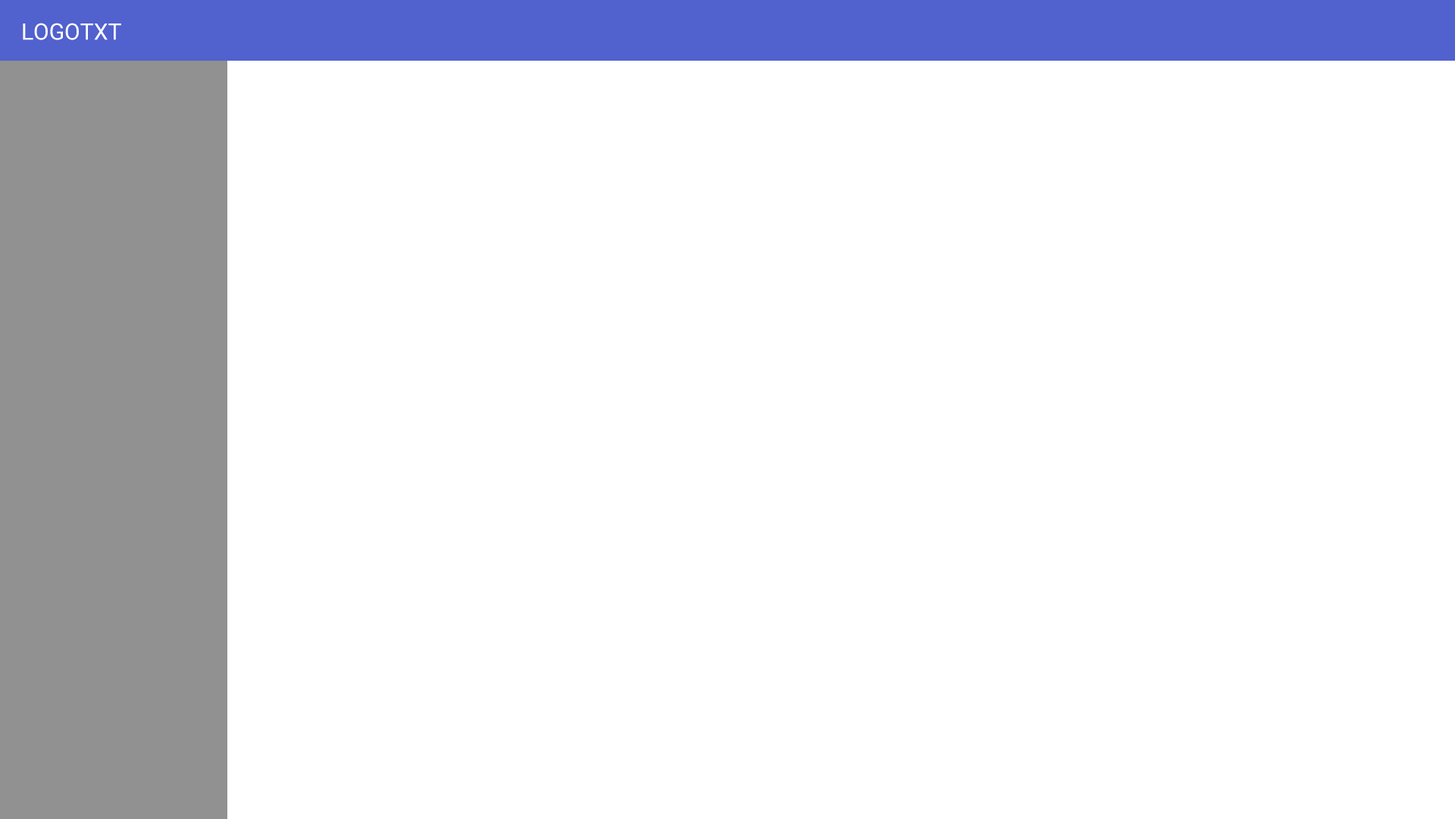
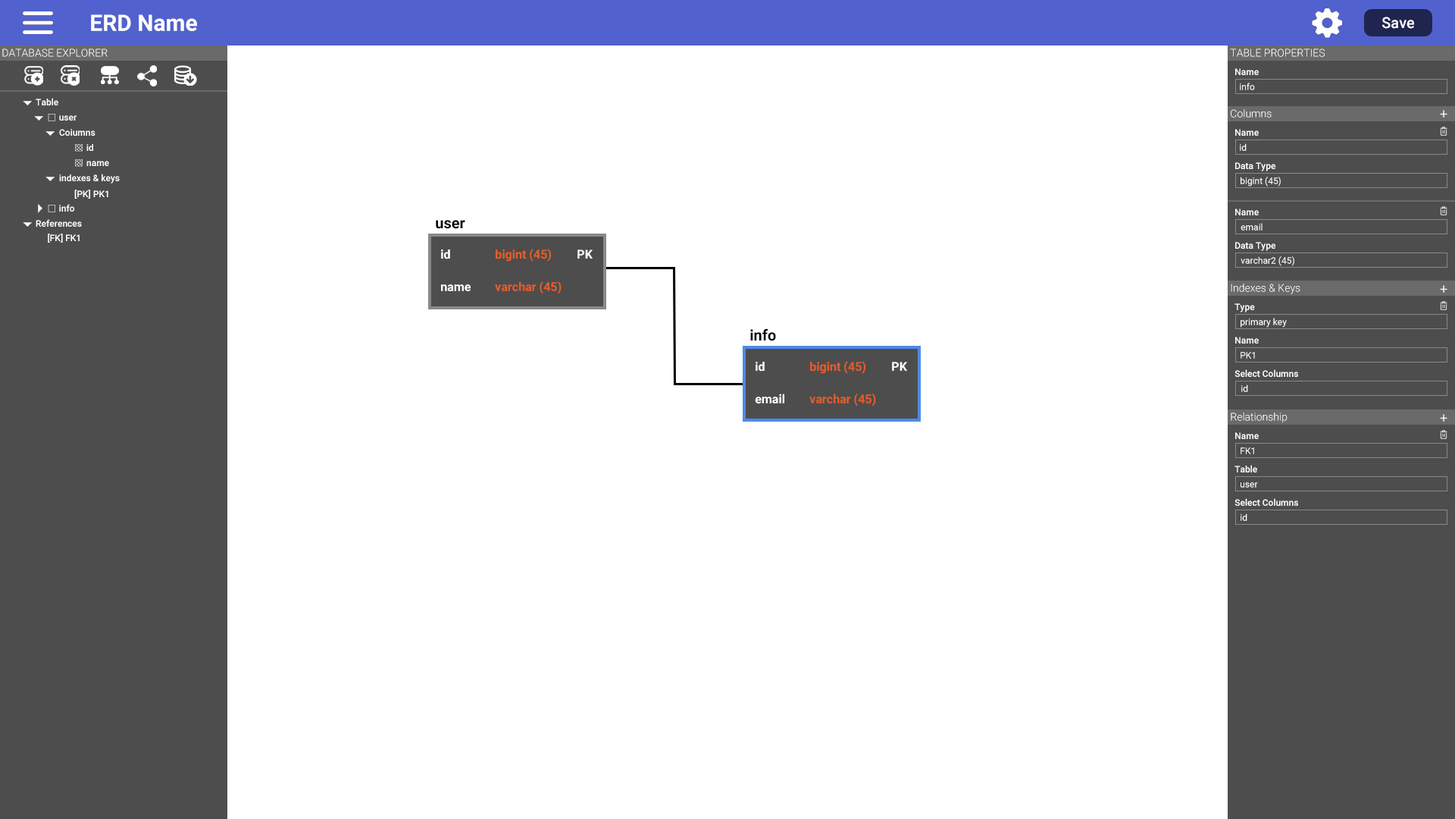
The second 1455 x 819 image is a revision of the first. Changes to its layers:
showed group "넷바 아이템" (9 layers) over [22, 8, 1433, 41]
painted on "넷바[배경]" over [0, 45, 1455, 61]
added group "DIAGRAM" with 21 layers in group "ERD" over [428, 219, 921, 422]
added group "user" (1st of 3, in "ERD" › "DIAGRAM") with 8 layers in group "DIAGRAM" over [428, 219, 607, 310]
moved "user" (2nd of 3, in "ERD" › "DIAGRAM" › "user" › "name") into group "name", painted on it over [174, 19, 466, 229]
added layer "사각형 5" (1st of 2, in "ERD" › "DIAGRAM" › "user") in group "user" over [428, 233, 607, 310]
added group "info" (1st of 3, in "ERD" › "DIAGRAM") with 8 layers in group "DIAGRAM" over [742, 328, 921, 422]
added layer "사각형 5" (2nd of 2, in "ERD" › "DIAGRAM" › "info") in group "info" over [742, 345, 921, 422]
added group "데이터베이스 구성" with 26 layers in group "좌" over [22, 97, 120, 243]
added layer "배경" (1st of 3, in "ERD" › "좌") in group "좌" over [0, 45, 228, 819]
removed layer "사각형 2" over [0, 60, 228, 819]
added group "columns" (2nd of 2, in "ERD" › "우") with 28 layers in group "우" over [1227, 106, 1455, 268]
added group "id" (3rd of 6, in "ERD" › "우" › "columns") with 11 layers in group "columns" over [1235, 126, 1448, 188]
added group "email" (2nd of 3, in "ERD" › "우" › "columns") with 11 layers in group "columns" over [1235, 206, 1448, 268]
added group "Indexes & Keys" (1st of 2, in "ERD" › "우") with 20 layers in group "우" over [1227, 280, 1455, 396]
added group "PK1" (2nd of 3, in "ERD" › "우" › "Indexes & Keys") with 16 layers in group "Indexes & Keys" over [1234, 300, 1448, 396]
added group "Relationship" (1st of 2, in "ERD" › "우") with 20 layers in group "우" over [1227, 409, 1455, 525]
added group "FK1" (2nd of 3, in "ERD" › "우" › "Relationship") with 16 layers in group "Relationship" over [1234, 429, 1448, 525]
added layer "배경" (2nd of 3, in "ERD" › "우") in group "우" over [1227, 45, 1455, 819]
…and 135 more changes (133 added, 2 removed)
